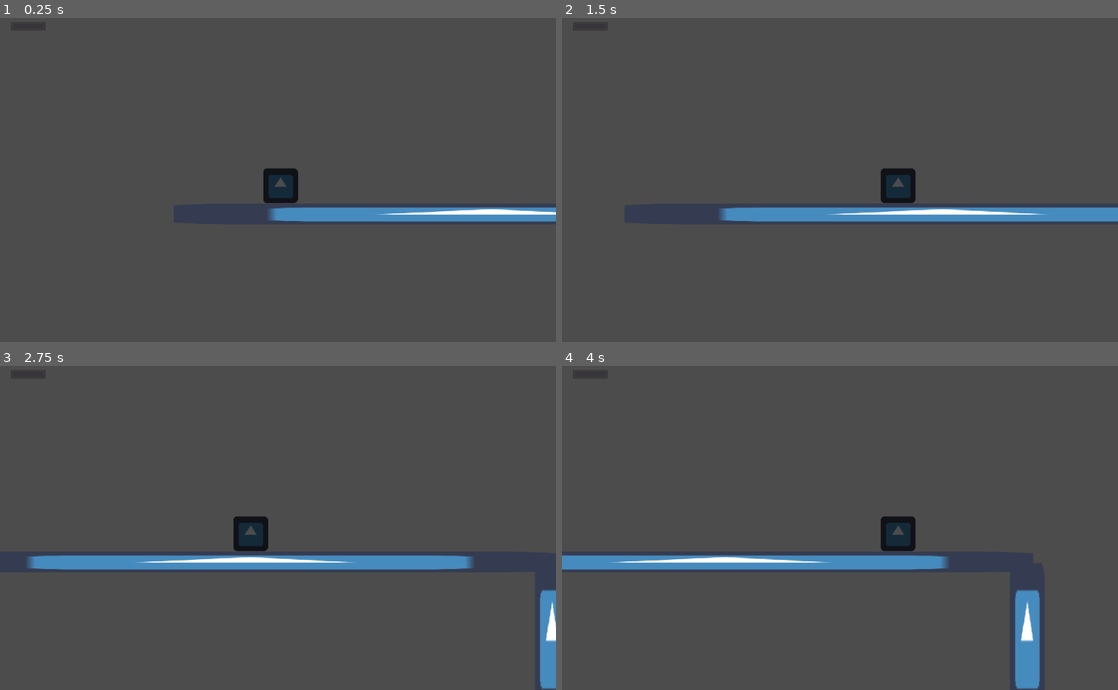
Above: before the commit, frames 1-4 (two rows, left to right).
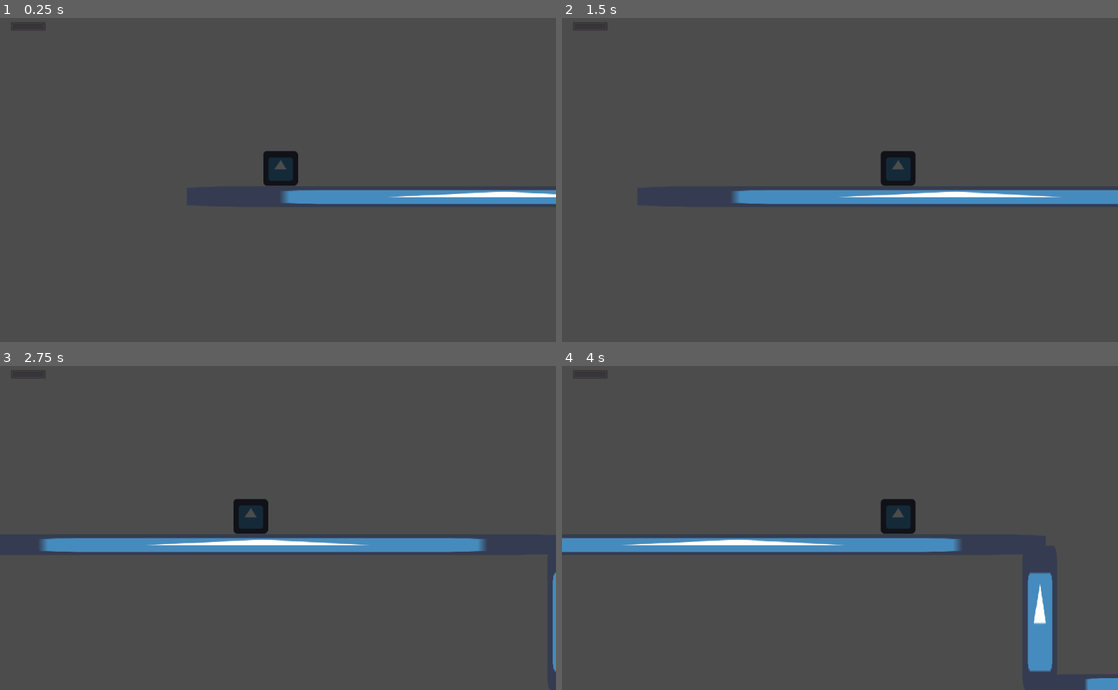
Above: after the commit, the same moments.

Repository: uspgamedev/welcome-to-your-mind
Game: Godot game, scene res://Stages/Depression/Sections/IntroJump.tscn
Same seed, same stepped clock (60 frames per second), same inputs: the game is played once before the commit and once after it. This scene is started directly instead of the project's main scene. The engine's default icon, where the game draws it, is replaced by a stand-in: a white triangle on a blue panel in a dark square. Sound files missing from this copy of the repository are replaced by a short silence.
Inputs:
- Up to frame 1 (0.25 s): no input
- Up to frame 2 (1.5 s): tap Enter at 0.5 s; hold Right (ui_right) from 0.53 s (still down); tap Up (ui_up) at 0.77 s
- Up to frame 3 (2.75 s): tap Up (ui_up) at 1.52 s; release Right (ui_right) at 2.03 s; hold Left (ui_left) from 2.03 s (still down)
- Up to frame 4 (4 s): release Left (ui_left) at 2.78 s; hold Right (ui_right) from 2.78 s (still down); tap Up (ui_up) at 3.02, 3.77 s

The runs differ from the first frame. In frame 1, 5.2% of the frame differs, in the area x 47-100%, y 40-63%; in frame 2, 6.8%; in frame 3, 8.5%; in frame 4, 8.9%, in the area x 0-100%, y 40-100%.

Commit message:
#25 basic

Diff:
--- a/Stages/Depression/Enemies/TriggerGood.tscn
+++ b/Stages/Depression/Enemies/TriggerGood.tscn
@@ -6,9 +6,9 @@
 [sub_resource type="CircleShape2D" id=1]
 
 custom_solver_bias = 0.0
-radius = 150.0
+radius = 70.0
 
-[node name="TriggerGood" index="0" instance=ExtResource( 1 )]
+[node name="TriggerGood" instance=ExtResource( 1 )]
 
 script = ExtResource( 2 )
 dies_on_walls = false
--- a/Stages/Depression/Sections/IntroJump.tscn
+++ b/Stages/Depression/Sections/IntroJump.tscn
@@ -1,8 +1,10 @@
-[gd_scene load_steps=8 format=2]
+[gd_scene load_steps=13 format=2]
 
 [ext_resource path="res://icon.png" type="Texture" id=1]
-[ext_resource path="res://Stages/Depression/TriggerSpawn.tscn" type="PackedScene" id=2]
-[ext_resource path="res://Player/Player.tscn" type="PackedScene" id=3]
+[ext_resource path="res://Stages/Depression/Enemies/DeathPit/DeathPit.tscn" type="PackedScene" id=2]
+[ext_resource path="res://Stages/Depression/TriggerSpawn.tscn" type="PackedScene" id=3]
+[ext_resource path="res://Player/Player.tscn" type="PackedScene" id=4]
+[ext_resource path="res://CameraAdjust.tscn" type="PackedScene" id=5]
 
 [sub_resource type="RectangleShape2D" id=1]
 
@@ -14,16 +16,31 @@
 custom_solver_bias = 0.0
 extents = Vector2( 120, 16 )
 
+[sub_resource type="RectangleShape2D" id=3]
+
+custom_solver_bias = 0.0
+extents = Vector2( 220, 20 )
+
 [sub_resource type="RectangleShape2D" id=4]
 
 custom_solver_bias = 0.0
-extents = Vector2( 220, 20 )
-
-[sub_resource type="RectangleShape2D" id=3]
+extents = Vector2( 500, 20 )
+
+[sub_resource type="RectangleShape2D" id=5]
+
+custom_solver_bias = 0.0
+extents = Vector2( 160, 20 )
+
+[sub_resource type="RectangleShape2D" id=6]
 
 custom_solver_bias = 0.0
 extents = Vector2( 30, 80 )
 
+[sub_resource type="RectangleShape2D" id=7]
+
+custom_solver_bias = 0.0
+extents = Vector2( 40, 40 )
+
 [node name="JumpIntro" type="Node2D" index="0"]
 
 [node name="Scenery" type="Node2D" parent="." index="0"]
@@ -103,41 +120,119 @@
 
 [node name="CollisionShape2D" type="CollisionShape2D" parent="Scenery/Floor3" index="0"]
 
+shape = SubResource( 3 )
+
+[node name="Sprite" type="Sprite" parent="Scenery/Floor3" index="1"]
+
+scale = Vector2( 7, 0.6 )
+texture = ExtResource( 1 )
+_sections_unfolded = [ "Material", "Transform" ]
+
+[node name="Floor4" type="StaticBody2D" parent="Scenery" index="3"]
+
+editor/display_folded = true
+position = Vector2( 1880, 415 )
+input_pickable = false
+collision_layer = 1
+collision_mask = 1
+constant_linear_velocity = Vector2( 0, 0 )
+constant_angular_velocity = 0.0
+friction = 1.0
+bounce = 0.0
+_sections_unfolded = [ "Transform" ]
+__meta__ = {
+"_edit_group_": true
+}
+
+[node name="CollisionShape2D" type="CollisionShape2D" parent="Scenery/Floor4" index="0"]
+
 shape = SubResource( 4 )
 
-[node name="Sprite" type="Sprite" parent="Scenery/Floor3" index="1"]
-
-scale = Vector2( 7, 0.6 )
-texture = ExtResource( 1 )
-_sections_unfolded = [ "Material", "Transform" ]
-
-[node name="Floor4" type="StaticBody2D" parent="Scenery" index="3"]
-
-editor/display_folded = true
-position = Vector2( 1917.31, 411.603 )
-input_pickable = false
-collision_layer = 1
-collision_mask = 1
-constant_linear_velocity = Vector2( 0, 0 )
-constant_angular_velocity = 0.0
-friction = 1.0
-bounce = 0.0
-_sections_unfolded = [ "Transform" ]
-__meta__ = {
-"_edit_group_": true
-}
-
-[node name="CollisionShape2D" type="CollisionShape2D" parent="Scenery/Floor4" index="0"]
-
-shape = SubResource( 1 )
-
 [node name="Sprite" type="Sprite" parent="Scenery/Floor4" index="1"]
 
-scale = Vector2( 18, 0.6 )
-texture = ExtResource( 1 )
-_sections_unfolded = [ "Material", "Transform" ]
-
-[node name="Wall" type="StaticBody2D" parent="Scenery" index="4"]
+scale = Vector2( 15.5, 0.6 )
+texture = ExtResource( 1 )
+_sections_unfolded = [ "Material", "Transform" ]
+
+[node name="Floor5" type="StaticBody2D" parent="Scenery" index="4"]
+
+editor/display_folded = true
+position = Vector2( 4100, 620 )
+input_pickable = false
+collision_layer = 1
+collision_mask = 1
+constant_linear_velocity = Vector2( 0, 0 )
+constant_angular_velocity = 0.0
+friction = 1.0
+bounce = 0.0
+_sections_unfolded = [ "Transform" ]
+__meta__ = {
+"_edit_group_": true
+}
+
+[node name="CollisionShape2D" type="CollisionShape2D" parent="Scenery/Floor5" index="0"]
+
+shape = SubResource( 4 )
+
+[node name="Sprite" type="Sprite" parent="Scenery/Floor5" index="1"]
+
+scale = Vector2( 15.5, 0.6 )
+texture = ExtResource( 1 )
+_sections_unfolded = [ "Material", "Transform" ]
+
+[node name="Platform" type="StaticBody2D" parent="Scenery" index="5"]
+
+editor/display_folded = true
+position = Vector2( 2734, 415 )
+input_pickable = false
+collision_layer = 1
+collision_mask = 1
+constant_linear_velocity = Vector2( 0, 0 )
+constant_angular_velocity = 0.0
+friction = 1.0
+bounce = 0.0
+_sections_unfolded = [ "Transform" ]
+__meta__ = {
+"_edit_group_": true
+}
+
+[node name="CollisionShape2D" type="CollisionShape2D" parent="Scenery/Platform" index="0"]
+
+shape = SubResource( 5 )
+
+[node name="Sprite" type="Sprite" parent="Scenery/Platform" index="1"]
+
+scale = Vector2( 5, 0.6 )
+texture = ExtResource( 1 )
+_sections_unfolded = [ "Material", "Transform" ]
+
+[node name="Platform2" type="StaticBody2D" parent="Scenery" index="6"]
+
+editor/display_folded = true
+position = Vector2( 3290, 620 )
+input_pickable = false
+collision_layer = 1
+collision_mask = 1
+constant_linear_velocity = Vector2( 0, 0 )
+constant_angular_velocity = 0.0
+friction = 1.0
+bounce = 0.0
+_sections_unfolded = [ "Transform" ]
+__meta__ = {
+"_edit_group_": true
+}
+
+[node name="CollisionShape2D" type="CollisionShape2D" parent="Scenery/Platform2" index="0"]
+
+shape = SubResource( 5 )
+
+[node name="Sprite" type="Sprite" parent="Scenery/Platform2" index="1"]
+
+scale = Vector2( 5, 0.6 )
+texture = ExtResource( 1 )
+_sections_unfolded = [ "Material", "Transform" ]
+
+[node name="Wall" type="StaticBody2D" parent="Scenery" index="7"]
 
 editor/display_folded = true
 position = Vector2( 1055.69, 564.787 )
@@ -162,7 +257,7 @@
 texture = ExtResource( 1 )
 _sections_unfolded = [ "Transform" ]
 
-[node name="Wall3" type="StaticBody2D" parent="Scenery" index="5"]
+[node name="Wall3" type="StaticBody2D" parent="Scenery" index="8"]
 
 editor/display_folded = true
 position = Vector2( 1348.93, 473.809 )
@@ -187,7 +282,7 @@
 texture = ExtResource( 1 )
 _sections_unfolded = [ "Transform" ]
 
-[node name="Wall2" type="StaticBody2D" parent="Scenery" index="6"]
+[node name="Wall2" type="StaticBody2D" parent="Scenery" index="9"]
 
 editor/display_folded = true
 position = Vector2( 610.368, 468.495 )
@@ -213,18 +308,39 @@
 texture = ExtResource( 1 )
 _sections_unfolded = [ "Transform" ]
 
-[node name="Spawn" parent="." index="1" instance=ExtResource( 2 )]
+[node name="Enemies" type="Node2D" parent="." index="1"]
+
+editor/display_folded = true
+
+[node name="DeathPit" parent="Enemies" index="0" instance=ExtResource( 2 )]
+
+position = Vector2( 2993.41, 767.36 )
+width = 1500
+
+[node name="Spawn" parent="." index="2" instance=ExtResource( 3 )]
 
 position = Vector2( 956.347, 515.536 )
 
-[node name="Spawn2" parent="." index="2" instance=ExtResource( 2 )]
+[node name="Spawn2" parent="." index="3" instance=ExtResource( 3 )]
 
 position = Vector2( 1269.13, 437.256 )
 
-[node name="Player" parent="." index="3" instance=ExtResource( 3 )]
-
-editor/display_folded = true
-position = Vector2( -334.191, 272.424 )
+[node name="Spawn3" parent="." index="4" instance=ExtResource( 3 )]
+
+position = Vector2( 2342.81, 357.478 )
+
+[node name="Spawn4" parent="." index="5" instance=ExtResource( 3 )]
+
+position = Vector2( 3008.85, 523.059 )
+
+[node name="Spawn5" parent="." index="6" instance=ExtResource( 3 )]
+
+position = Vector2( 3414.86, 557.919 )
+
+[node name="Player" parent="." index="7" instance=ExtResource( 4 )]
+
+position = Vector2( -357.607, 251.327 )
+ReloadScene = "res://Stages/Depression/Sections/IntroJump.tscn"
 
 [node name="Camera2D" type="Camera2D" parent="Player" index="6"]
 
@@ -234,7 +350,7 @@
 current = true
 zoom = Vector2( 1, 1 )
 limit_left = -10000000
-limit_top = -10000000
+limit_top = 0
 limit_right = 10000000
 limit_bottom = 10000000
 limit_smoothed = false
@@ -251,3 +367,17 @@
 editor_draw_screen = true
 editor_draw_limits = false
 editor_draw_drag_margin = false
+
+[node name="CameraAjudst" parent="." index="8" instance=ExtResource( 5 )]
+
+editor/display_folded = true
+position = Vector2( 2086.13, 349.496 )
+top_limit = 180
+top_time = 0.8
+
+[node name="CollisionShape2D" type="CollisionShape2D" parent="CameraAjudst/Area2D" index="0"]
+
+shape = SubResource( 7 )
+
+
+[editable path="CameraAjudst"]
Not shown: 3 places in Stages/Depression/Sections/IntroJump.tscn that only renumber resources
